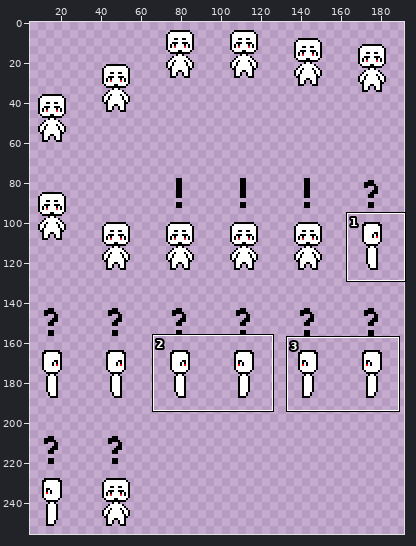
Two versions of one sprite sheet, final/final/assets/images/avatarEnterAnim.png. Above: a wide view before the commit, with the close-up outlined.
Close-up. Earlier state:
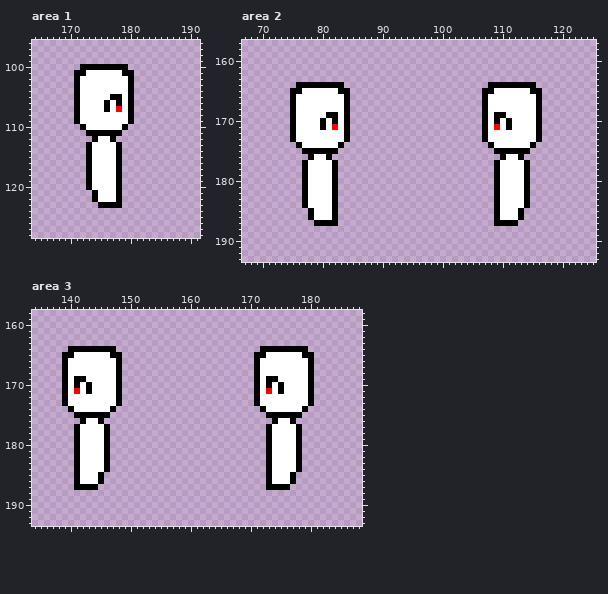
The file is 192x256 pixels. Shown: area 1: x 164..191, y 96..128; area 2: x 67..125, y 157..193; area 3: x 134..188, y 158..193. The wide view leaves out empty margins. The commit also changed other parts of the picture, which this record leaves out.
The result:
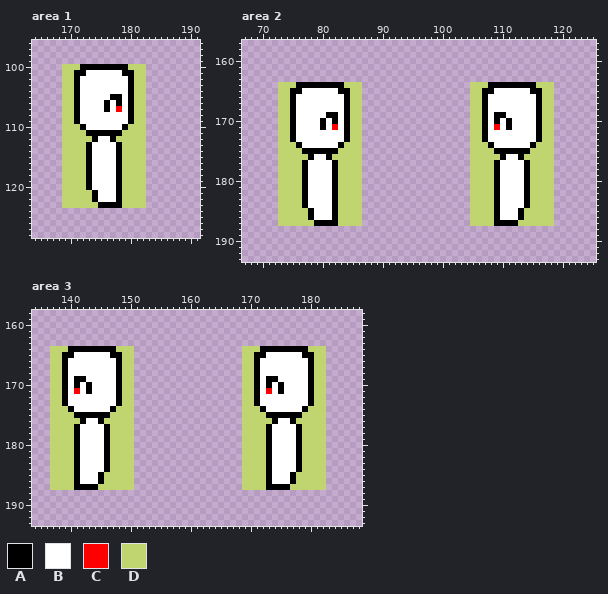
Palette (. is transparent): A #000000  B #ffffff  C #ff0000  D #c0d470
What changed:
Area 1:
There is now colour D in row 100 at x 169 to 171 and 180 to 182; in rows 101 to 109 at x 169 to 170 and 181 to 182; in row 110 at x 169 to 171 and 180 to 182; in row 111 at x 169 to 172 and 179 to 182; in row 112 at x 169 to 173 and 178 to 182; in rows 113 to 120 at x 169 to 172 and 179 to 182.
There is now colour D in rows 121 to 122 at x 169 to 173 and 179 to 182; in row 123 at x 169 to 174 and 179 to 182.
Area 2:
There is now colour D in row 164 at x 73 to 75, 84 to 86, 105 to 107 and 116 to 118; in rows 165 to 173 at x 73 to 74, 85 to 86, 105 to 106 and 117 to 118; in row 174 at x 73 to 75, 84 to 86, 105 to 107 and 116 to 118; in row 175 at x 73 to 76, 83 to 86, 105 to 108 and 115 to 118; in row 176 at x 73 to 77, 82 to 86, 105 to 109 and 114 to 118; in rows 177 to 184 at x 73 to 76, 83 to 86, 105 to 108 and 115 to 118.
There is now colour D in rows 185 to 186 at x 73 to 77, 83 to 86, 105 to 108 and 114 to 118; in row 187 at x 73 to 78, 83 to 86, 105 to 108 and 113 to 118.
Area 3:
There is now colour D in row 164 at x 137 to 139, 148 to 150, 169 to 171 and 180 to 182; in rows 165 to 173 at x 137 to 138, 149 to 150, 169 to 170 and 181 to 182; in row 174 at x 137 to 139, 148 to 150, 169 to 171 and 180 to 182; in row 175 at x 137 to 140, 147 to 150, 169 to 172 and 179 to 182; in row 176 at x 137 to 141, 146 to 150, 169 to 173 and 178 to 182; in rows 177 to 184 at x 137 to 140, 147 to 150, 169 to 172 and 179 to 182.
There is now colour D in rows 185 to 186 at x 137 to 140, 146 to 150, 169 to 172 and 178 to 182; in row 187 at x 137 to 140, 145 to 150, 169 to 172 and 177 to 182.
Changed places in both close-ups, as pixel boxes (x1, y1, x2, y2):
added: (62, 64, 146, 208)
added: (278, 82, 314, 226)
added: (332, 82, 362, 226)
added: (470, 82, 554, 226)
added: (50, 346, 134, 490)
added: (242, 346, 326, 490)
